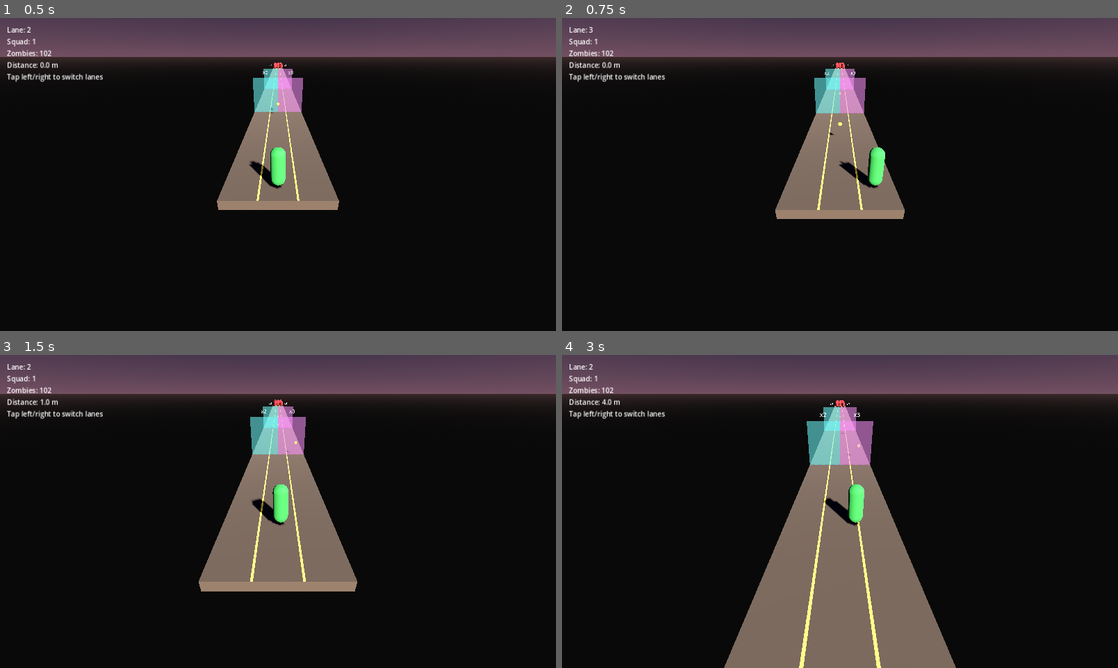
Above: before the commit, frames 1-4 (two rows, left to right).
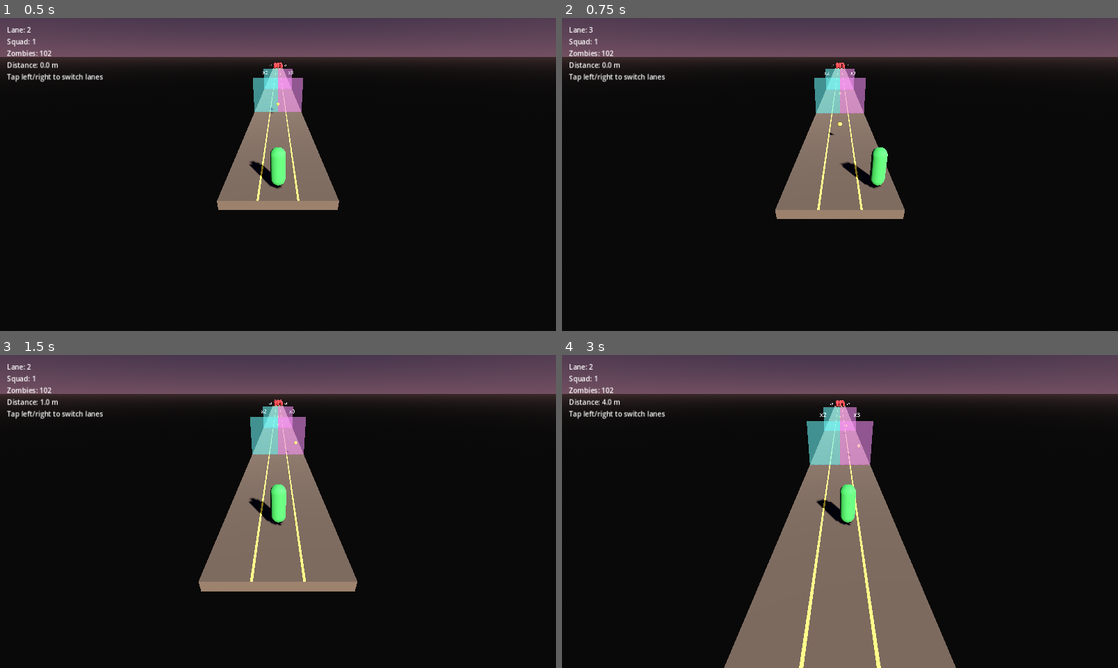
Above: after the commit, the same moments.

Repository: PawandeepSinghKhalsa/Hold-the-Line
Game: Godot game, scene res://scenes/main.tscn
The game is run twice, just before and just after one commit, with the same random seed, the same clock (stepped at 60 frames per second) and the same inputs.
Inputs (mouse positions are in pixels of both pictures, inside the frame that each line leads up to):
- Up to frame 1 (0.5 s): no input
- Up to frame 2 (0.75 s): move the mouse to (962, 158) at 0.52 s; hold D (move_right) from 0.53 s (still down); click (962, 158) at 0.67 s
- Up to frame 3 (1.5 s): move the mouse to (166, 527) at 1.27 s; release D (move_right) at 1.28 s; hold A (move_left) from 1.28 s (still down)
- Up to frame 4 (3 s): move the mouse to (895, 442) at 2.02 s; release A (move_left) at 2.03 s; hold D (move_right) from 2.03 s (still down); move the mouse to (812, 574) at 2.77 s; click (812, 574) at 2.92 s

Frame 1 is identical in both runs. In frame 2, 0.3% of the frame differs, in the area x 49-59%, y 15-55%; in frame 3, 0.2%; in frame 4, 0.6%, in the area x 45-55%, y 19-55%.

Commit message:
Tune lane-switch feel: raise LANE_LERP_SPEED 12 -> 20
Keeps the tap-to-switch model (each A/D or arrow press jumps the
soldier to the adjacent lane) but closes the gap to the target lane
faster so the snap feels punchy instead of draggy.

https://claude.ai/code/session_01WNZkPqonAe5zQESFZUsP36

Diff:
--- a/scripts/soldier.gd
+++ b/scripts/soldier.gd
@@ -6,7 +6,7 @@
 
 signal lane_changed(new_lane: int)
 
-const LANE_LERP_SPEED := 12.0
+const LANE_LERP_SPEED := 20.0
 const FIRE_INTERVAL := 0.5
 const BULLET_SPAWN_OFFSET := Vector3(0, 0.9, -0.5)
 
